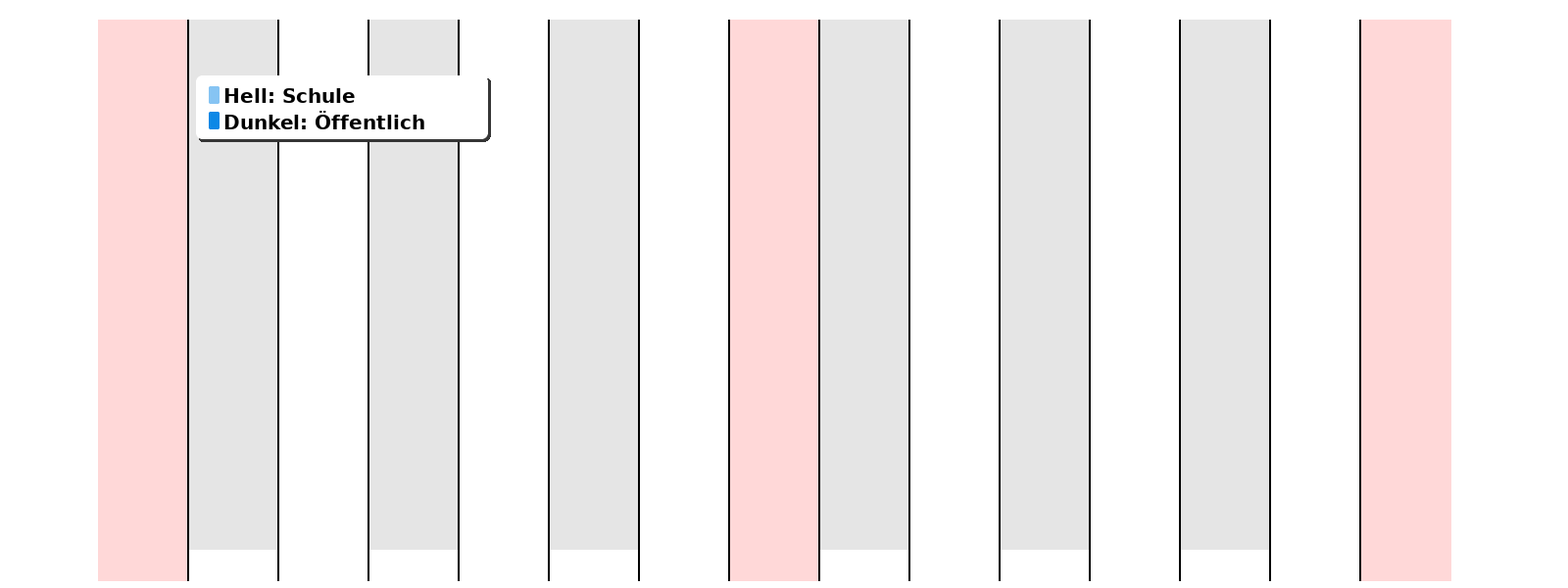
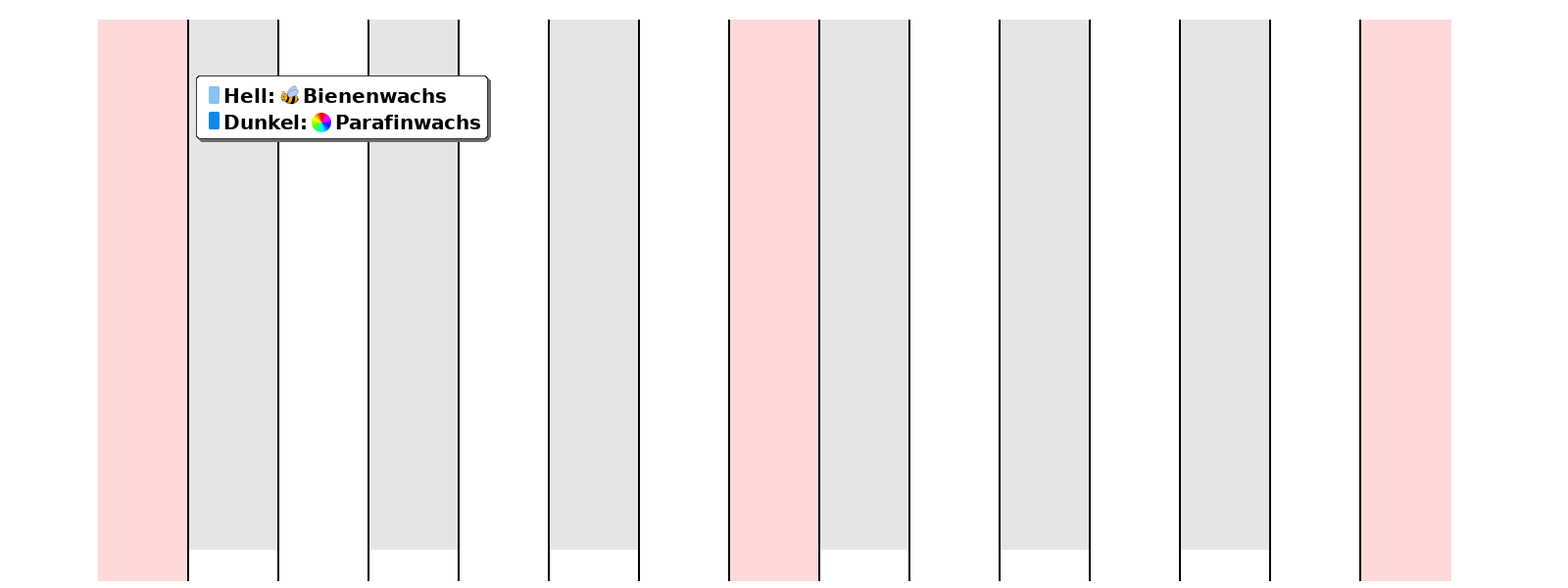
Comparing the layer stacks of the two (1568, 588) images. Changes:
showed "Hell #1" over left=280, top=87, right=446, bottom=104
hid "Hell" over left=280, top=87, right=355, bottom=104
showed "Bienenwachs" over left=280, top=85, right=300, bottom=105
showed "Parafinwachs" over left=311, top=112, right=332, bottom=133
showed "Dunkel #1" over left=225, top=113, right=481, bottom=131
hid "Dunkel" over left=225, top=110, right=425, bottom=130
painted on "Legend BG" over left=196, top=75, right=489, bottom=140
painted on "Legend BG Shade" over left=198, top=78, right=491, bottom=143
